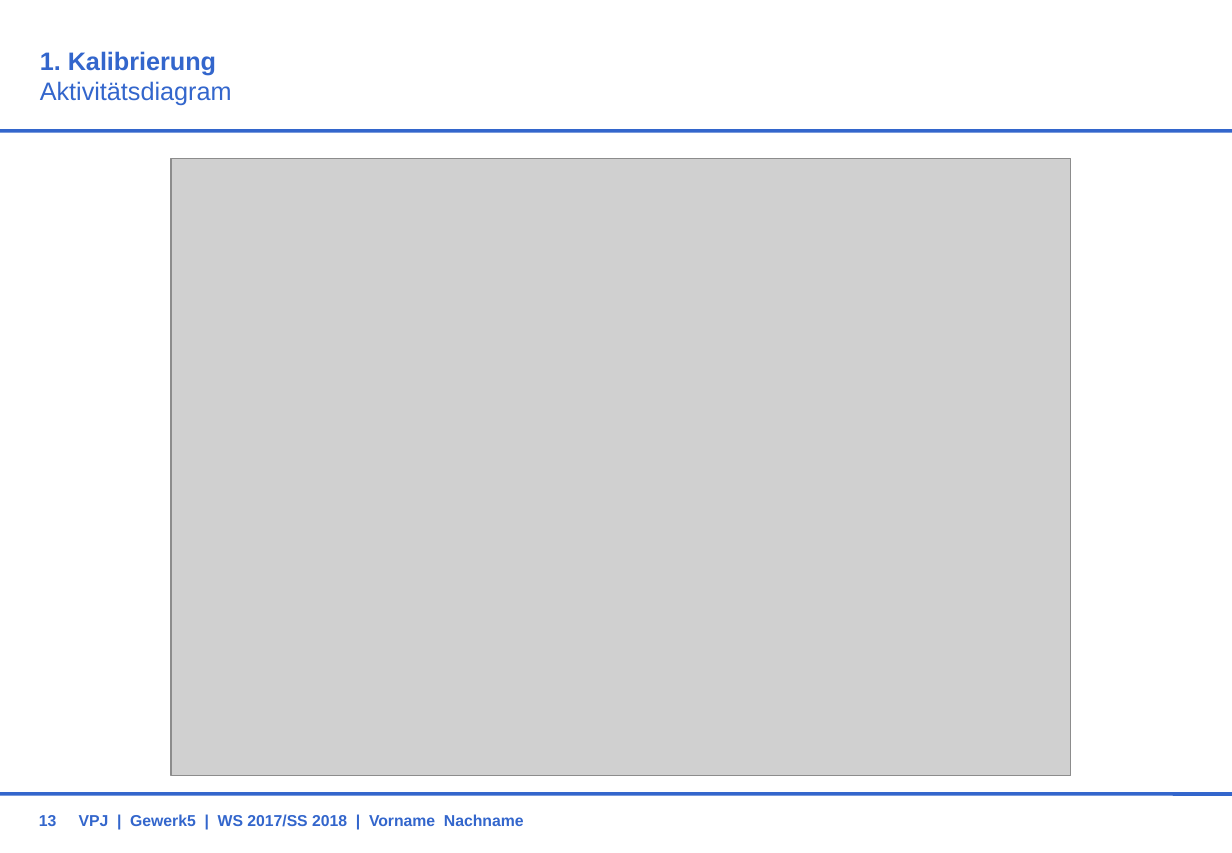
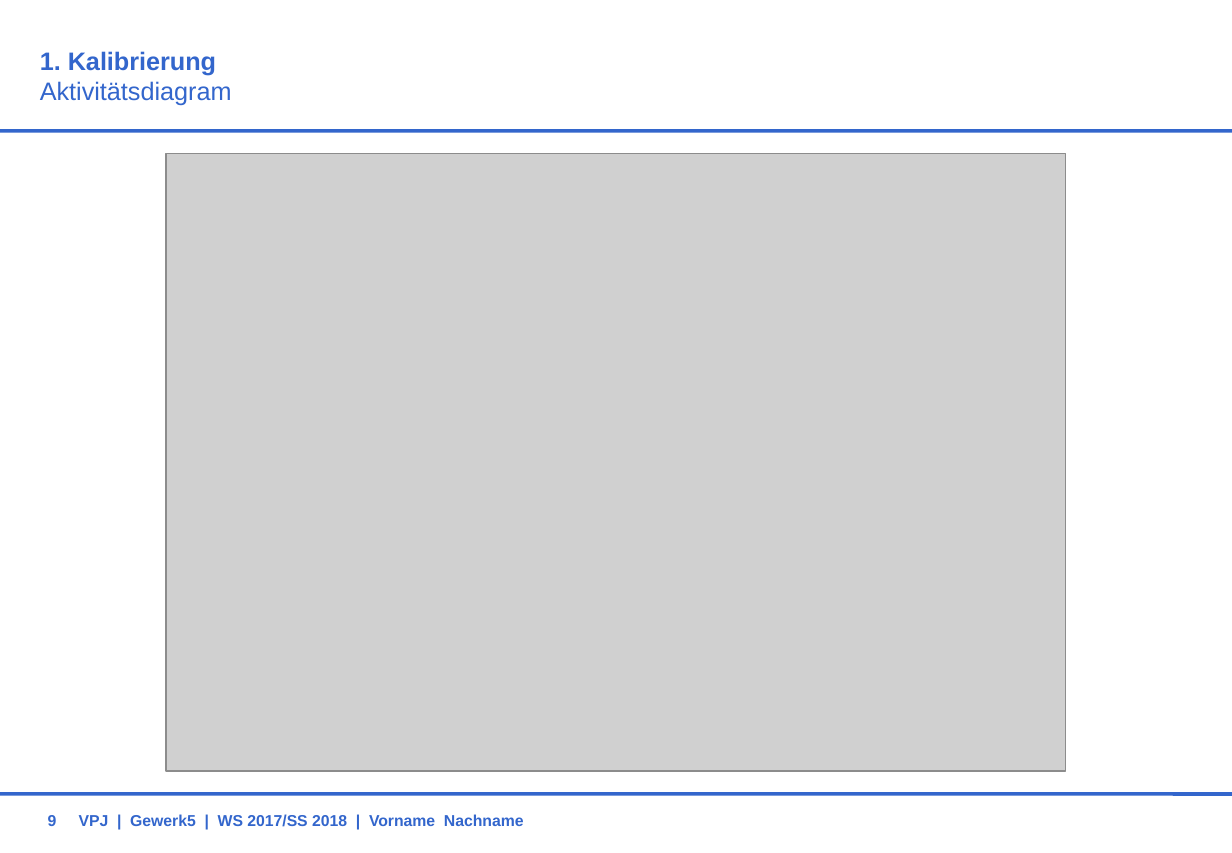
Before and after one commit to BBRUSS/VPJW17G5, a slide deck: slide 9 of 11_Orga/KonzeptG5.ppt (slide 13 before the commit). Drawn at 1232x853 pixels with LibreOffice and Linux fonts; fonts in the diff are those of the drawing; grey boxes stand for pictures; background and template pictures are left out. Boxes give left, top, right and bottom in pixels: in the first picture for what was removed or moved away, otherwise in the second. Text is boxed around its words. In the diff, an @@ line names an element or a change of style, - is before the commit and + after.

```diff
--- a/11_Orga/KonzeptG5.ppt
+++ b/11_Orga/KonzeptG5.ppt
@@ picture: place and size @@
-picture at [170, 158, 1069, 775]
+picture at [166, 153, 1065, 771]
@@ page number at [48, 815, 57, 826]: text changed @@
-13
+9
```
Also in this commit, not shown: 7 other slides changed, 3 slides added, 7 slides removed.
